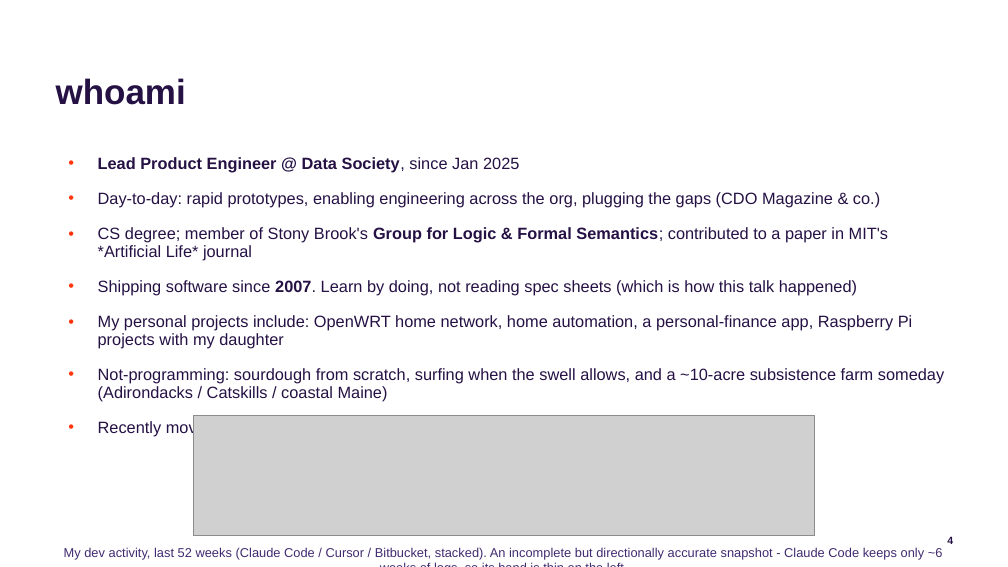
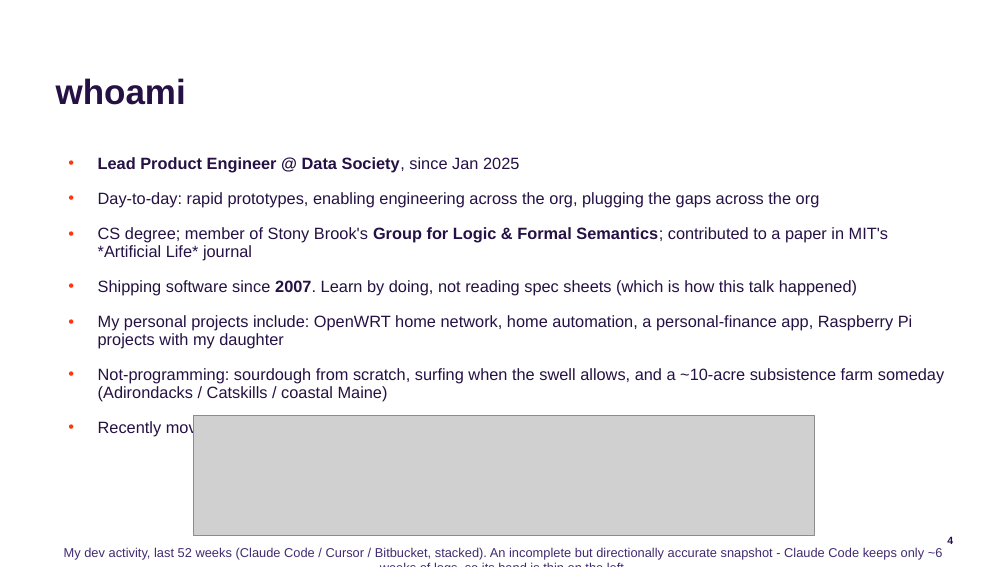
Before and after one commit to jconnolly/local-llm-pi5, a slide deck: slide 4 of local-llm-datasociety.pptx. Drawn at 1008x567 pixels with LibreOffice and Linux fonts; fonts in the diff are those of the drawing; grey boxes stand for pictures; background and template pictures are left out. Boxes give left, top, right and bottom in pixels: in the first picture for what was removed or moved away, otherwise in the second. Text is boxed around its words. In the diff, an @@ line names an element or a change of style, - is before the commit and + after.

```diff
--- a/local-llm-datasociety.pptx
+++ b/local-llm-datasociety.pptx
@@ text at [98, 192, 820, 208]: text changed @@
-• Day-to-day: rapid prototypes, enabling engineering across the org, plugging the gaps (CDO Magazine & co.)
+• Day-to-day: rapid prototypes, enabling engineering across the org, plugging the gaps across the org
```
Also in this commit, not shown: 1 other slide changed, 6 other files.
